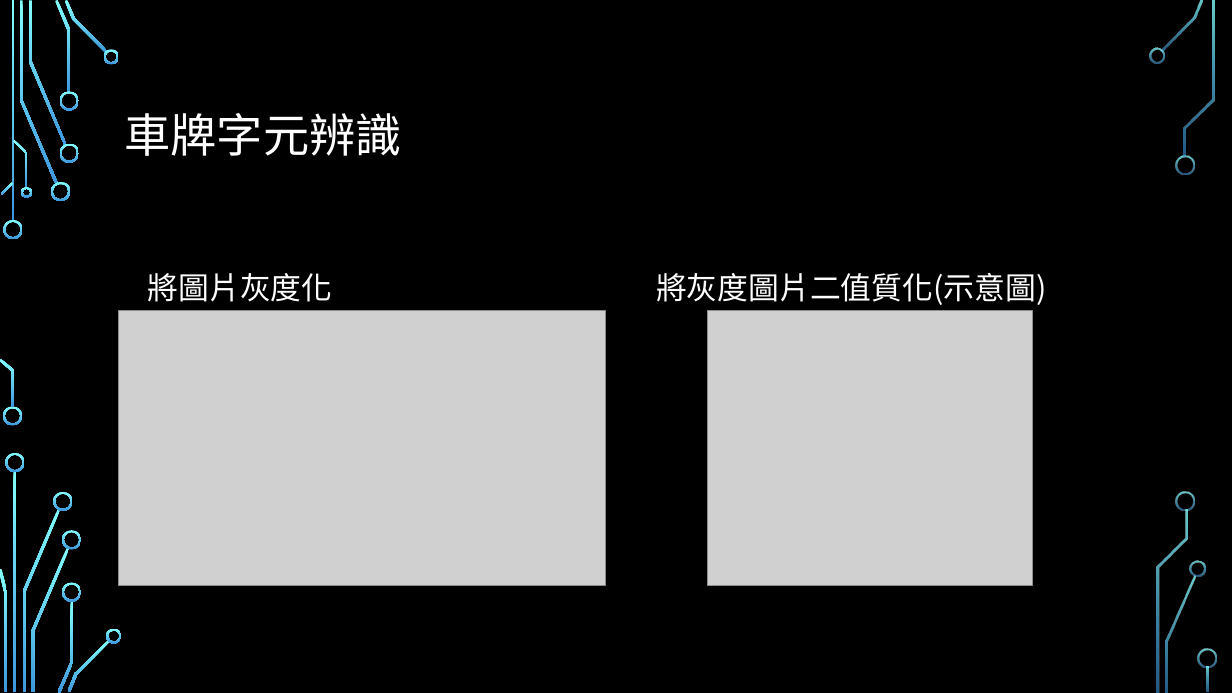
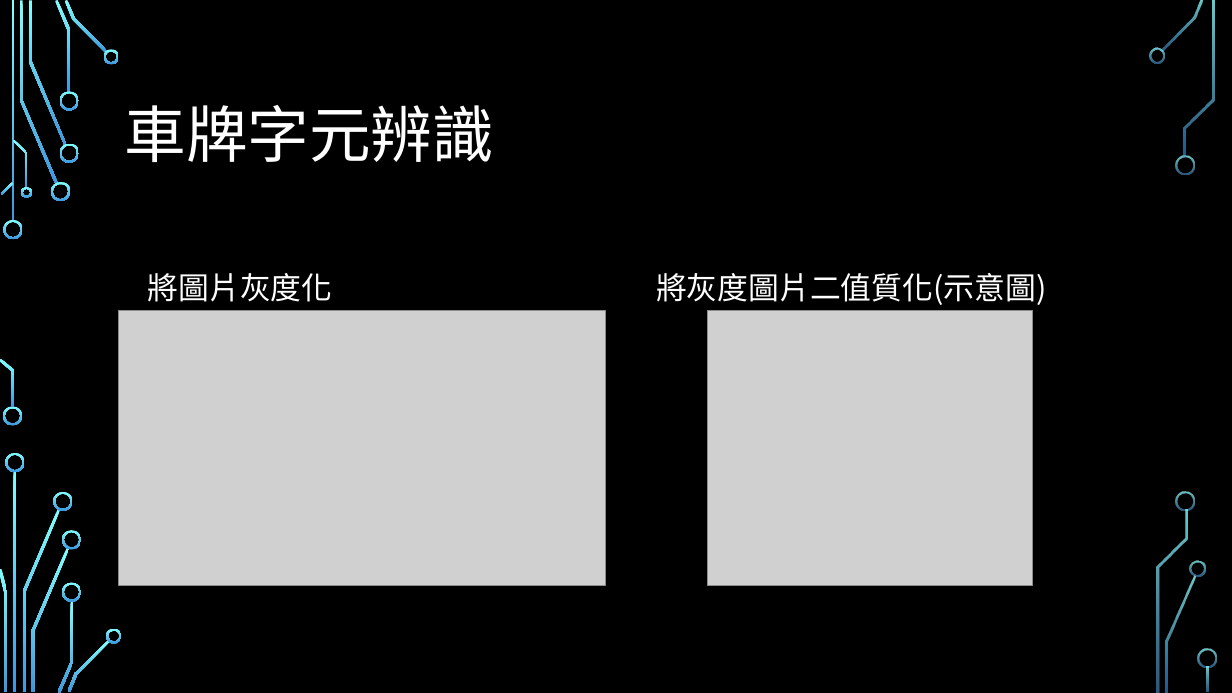
Before and after one commit to sky14785214/Python, a slide deck: slide 7 of 專題資料夾/停車場車牌辨識系統.pptx. Drawn at 1232x693 pixels with LibreOffice and Linux fonts; fonts in the diff are those of the drawing; grey boxes stand for pictures; background and template pictures are left out. Boxes give left, top, right and bottom in pixels: in the first picture for what was removed or moved away, otherwise in the second. Text is boxed around its words. In the diff, an @@ line names an element or a change of style, - is before the commit and + after.

```diff
--- a/專題資料夾/停車場車牌辨識系統.pptx
+++ b/專題資料夾/停車場車牌辨識系統.pptx
@@ title "車牌字元辨識" at box(125, 105, 495, 162): size 36 to 48 pt @@
```
Also in this commit, not shown: 4 other slides changed, 4 other files.
